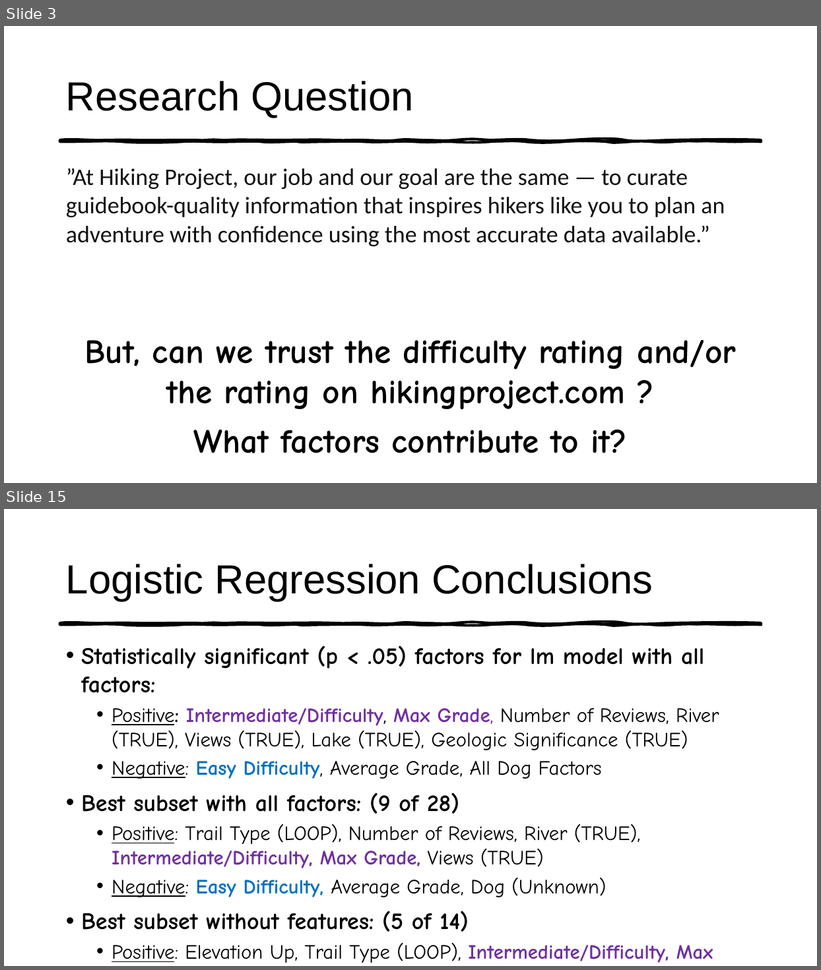
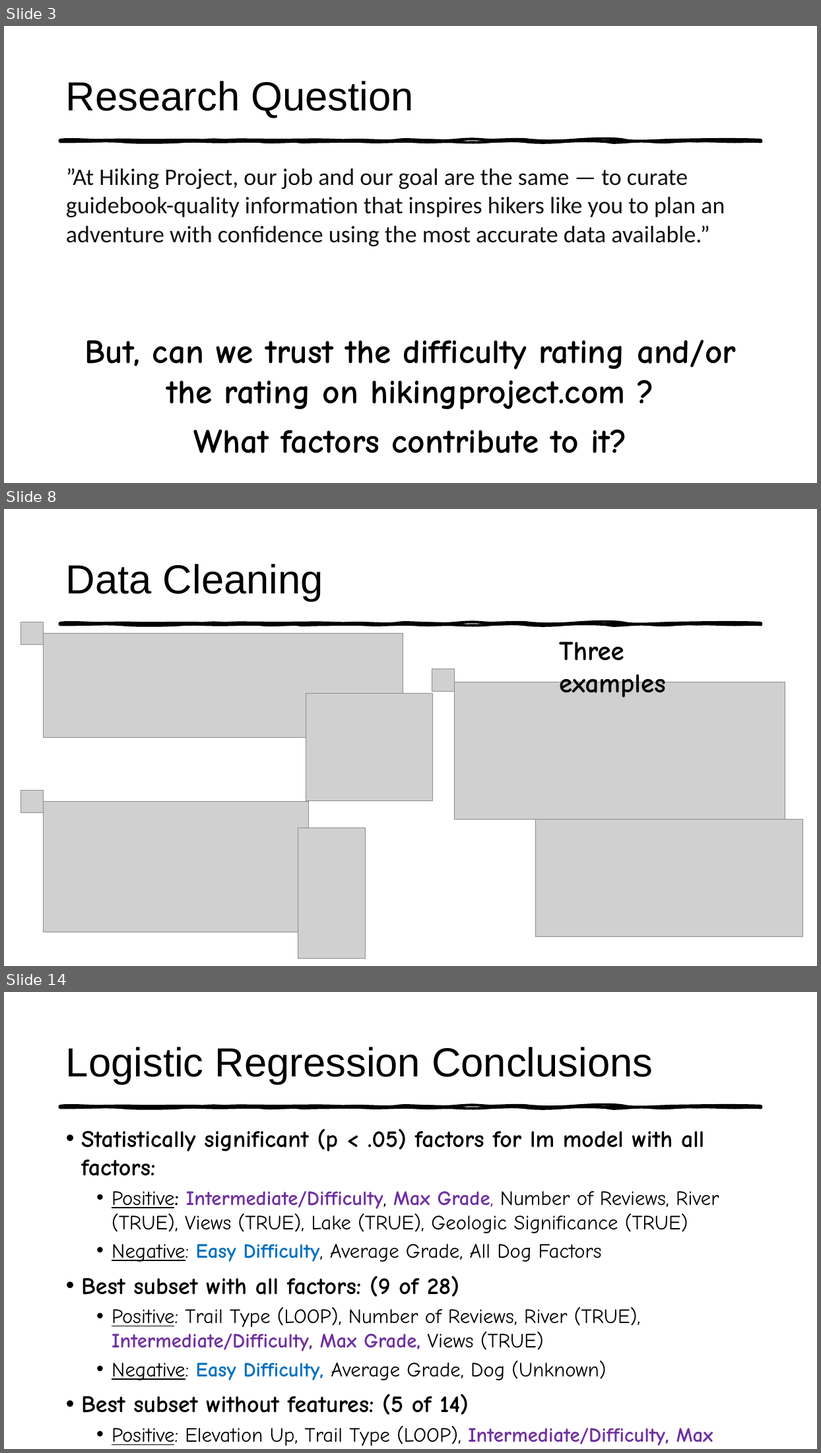
Before and after one commit to BiochemHead/COMP_4447_Final_Project, a slide deck: HikingPresentation.pptx. Shown one above the other, each under a label of ours: slides 3 and 15 before the commit, slides 3, 8 and 14 after it; the slides between them are not shown. The pictures are 821x970 and 821x1453 pixels, drawn with LibreOffice and Linux fonts; fonts in the diff are those of the drawing; grey boxes stand for pictures. Boxes give left, top, right and bottom in pixels: in the first picture for what was removed or moved away, otherwise in the second. Text is boxed around its words. In the diff, an @@ line names an element or a change of style, - is before the commit and + after.

```diff
--- a/HikingPresentation.pptx
+++ b/HikingPresentation.pptx
@@ slide 8 added at [4,509,817,966], background #FFFFFF; not listed: 1 template element that a slide beside it also shows @@
@@ title added at [66,564,323,601], 48 pt, text #000000 @@
+Data Cleaning
@@ picture added at [21,623,44,645] @@
@@ picture added at [43,634,403,738] @@
@@ text added at [559,642,666,698], 32 pt, text #000000, bold @@
+Three examples
@@ picture added at [432,669,455,692] @@
@@ picture added at [454,682,785,819] @@
@@ picture added at [306,694,433,801] @@
@@ picture added at [21,791,44,813] @@
@@ picture added at [43,802,308,932] @@
@@ picture added at [536,819,803,937] @@
@@ picture added at [298,828,365,959] @@
@@ what was slide 15 is now slide 14 @@
```
Also in this commit, not shown: 6 slides changed, 3 other slides added, 5 slides removed.
